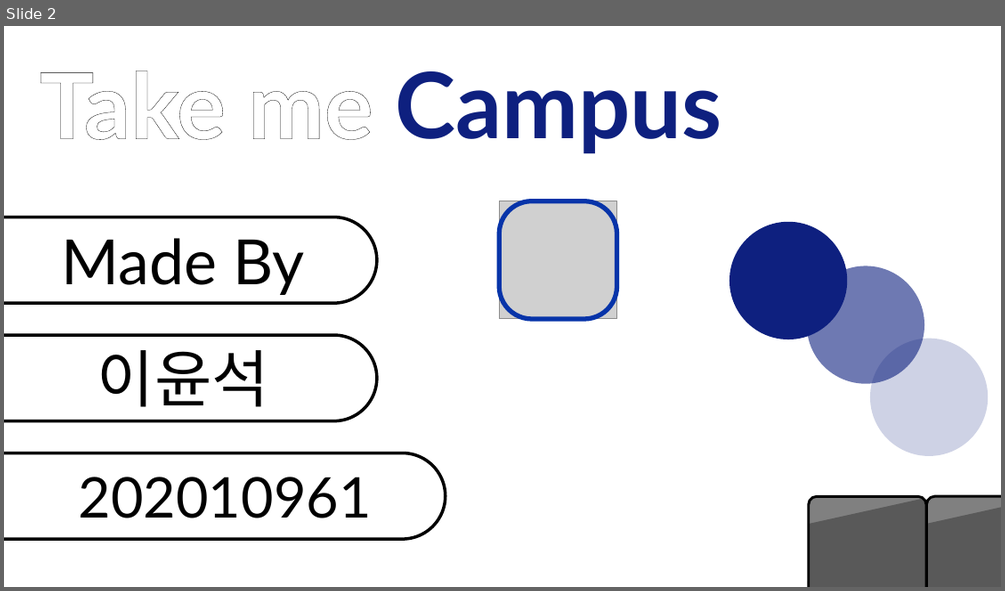
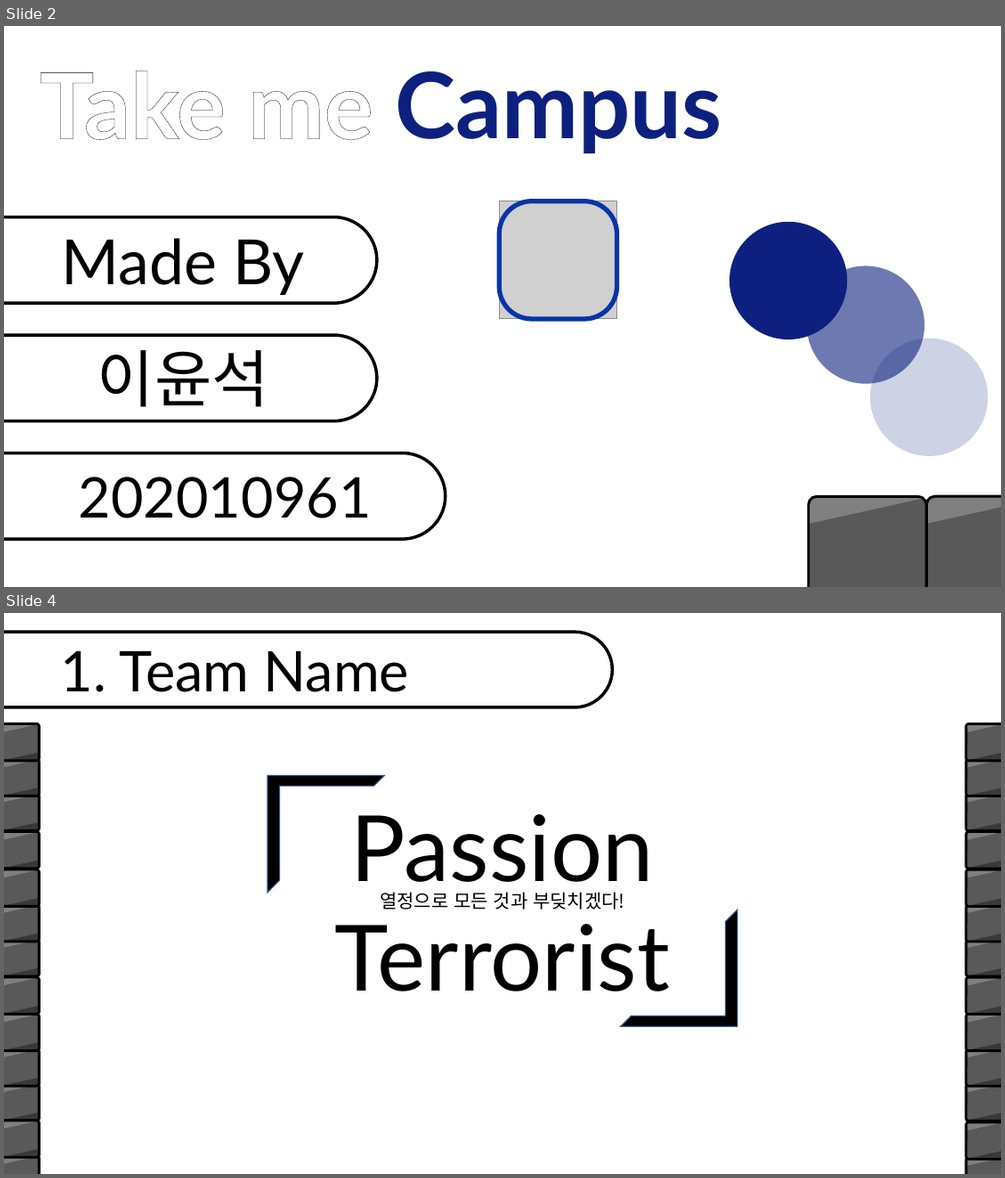
Before and after one commit to simplex3510/Game_Major_1Grade_teamProject, a slide deck: Take Me Campus/Design/팀 프로젝트_202010961_이윤석.pptx. Shown one above the other, each under a label of ours: slide 2 before the commit, slides 2 and 4 after it; the slides between them are not shown. The pictures are 1005x591 and 1005x1178 pixels, drawn with LibreOffice and Linux fonts; fonts in the diff are those of the drawing; grey boxes stand for pictures; background and template pictures are left out. Boxes give left, top, right and bottom in pixels: in the first picture for what was removed or moved away, otherwise in the second. Text is boxed around its words. In the diff, an @@ line names an element or a change of style, - is before the commit and + after.

```diff
--- a/Take Me Campus/Design/팀 프로젝트_202010961_이윤석.pptx
+++ b/Take Me Campus/Design/팀 프로젝트_202010961_이윤석.pptx
@@ slide 4 added at [4, 613, 1001, 1174], background picture (left out) @@
@@ rounded rectangle added at [4, 632, 612, 707], fill #FFFFFF, outline #000000 3 pt @@
@@ text added at [61, 650, 410, 692], 54 pt, text #000000 @@
+1. Team Name
@@ group added at [267, 775, 737, 1027]: 2 half frames, 2 texts @@
+Passion Terrorist
+열정으로 모든 것과 부딪치겠다!
@@ group added at [4, 723, 1001, 1174]: 76 freeform shapes, 26 rounded rectangles @@
```
Also in this commit, not shown: 3 slides changed, 7 other slides added, 6 other files.
